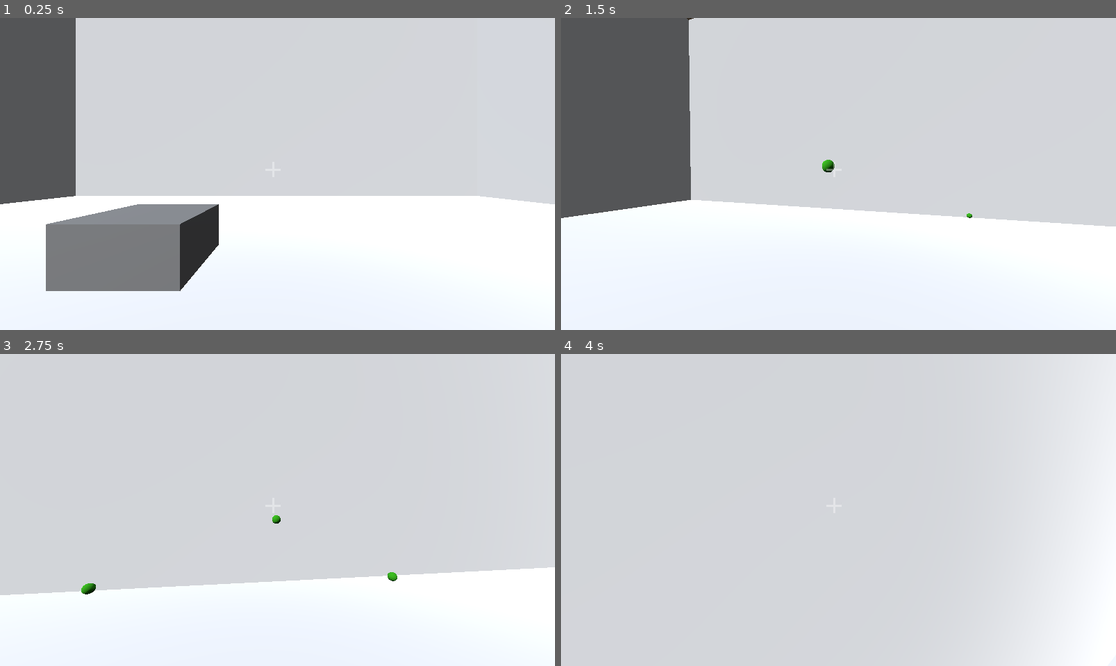
Above: before the commit, frames 1-4 (two rows, left to right).
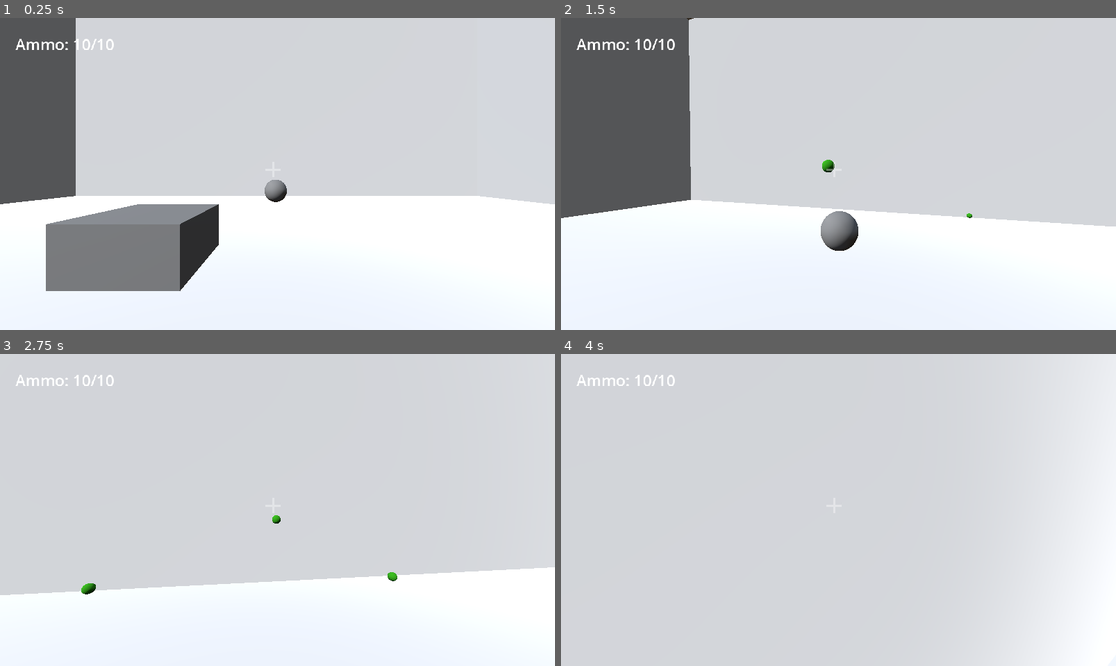
Above: after the commit, the same moments.

Repository: Piggo15/ten-game
Game: Godot game, scene res://Scenes/level_1.tscn
The game is run twice, just before and just after one commit, with the same random seed, the same clock (stepped at 60 frames per second) and the same inputs.
Inputs (mouse positions are in pixels of both pictures, inside the frame that each line leads up to):
- Up to frame 1 (0.25 s): no input
- Up to frame 2 (1.5 s): tap Enter at 0.5 s; move the mouse to (866, 174) at 0.52 s; hold W (forward) from 0.53 s (still down); click (866, 174) at 0.6 s; tap Space (jump) at 0.77 s; move the mouse to (810, 174) at 1.27 s; click (810, 174) at 1.35 s
- Up to frame 3 (2.75 s): keep holding W (forward); tap Space (jump) at 1.52 s; move the mouse to (288, 503) at 2.02 s; tap Shift (sprint) at 2.1 s; click (288, 503) at 2.3 s
- Up to frame 4 (4 s): keep holding W (forward); move the mouse to (832, 516) at 2.77 s; click (832, 516) at 2.85 s; tap Space (jump) at 3.02, 3.77 s; move the mouse to (877, 513) at 3.52 s; click (877, 513) at 3.6 s

The runs differ from the first frame. In frame 1, 0.4% of the frame differs, in the area x 2-52%, y 6-60%; in frame 2, 0.9%, in the area x 2-54%, y 6-75%; in frame 3, 0.2%; in frame 4, 0.2%.

Commit message:
Game / Sim Work Day 2 4/21

Diff:
--- /dev/null
+++ b/Prefab Scenes/enemy.tscn
@@ -0,0 +1,26 @@
+[gd_scene load_steps=5 format=3 uid="uid://dsu8u5prumqk2"]
+
+[ext_resource type="Script" uid="uid://djtgr63yjrlyl" path="res://Scripts/enemy.gd" id="1_it5v7"]
+[ext_resource type="AudioStream" uid="uid://bl3hua8sa1wgb" path="res://Audio/Sfx/Enemy_Death_Sfx.wav" id="2_6qdrn"]
+
+[sub_resource type="SphereShape3D" id="SphereShape3D_lg4xh"]
+
+[sub_resource type="SphereMesh" id="SphereMesh_leg1u"]
+
+[node name="Enemy" type="Node3D"]
+script = ExtResource("1_it5v7")
+
+[node name="Area3D" type="Area3D" parent="."]
+collision_layer = 2
+collision_mask = 4
+
+[node name="CollisionShape3D" type="CollisionShape3D" parent="Area3D"]
+shape = SubResource("SphereShape3D_lg4xh")
+
+[node name="MeshInstance3D" type="MeshInstance3D" parent="Area3D"]
+mesh = SubResource("SphereMesh_leg1u")
+
+[node name="DeathSound" type="AudioStreamPlayer3D" parent="."]
+stream = ExtResource("2_6qdrn")
+
+[connection signal="body_entered" from="Area3D" to="." method="_on_area_3d_body_entered"]
--- a/Prefab Scenes/player.tscn
+++ b/Prefab Scenes/player.tscn
@@ -1,8 +1,10 @@
-[gd_scene load_steps=5 format=3 uid="uid://cxouty6o3ocgv"]
+[gd_scene load_steps=7 format=3 uid="uid://dlg6seov50do7"]
 
 [ext_resource type="Script" uid="uid://o4w4rkpe4e2p" path="res://Scripts/player.gd" id="1_6wh1l"]
 [ext_resource type="Script" uid="uid://ub0mij42ktyu" path="res://Scripts/shooter.gd" id="2_b6oax"]
+[ext_resource type="AudioStream" uid="uid://dyq53tnee1b22" path="res://Audio/Sfx/Shoot_Sfx.wav" id="3_5fgyy"]
 [ext_resource type="Texture2D" uid="uid://c4uigy5cg772" path="res://Textures/Crosshair.png" id="3_c2hg6"]
+[ext_resource type="AudioStream" uid="uid://rtmlxpjrhato" path="res://Audio/Sfx/Footstep_Sfx.wav" id="4_64qng"]
 
 [sub_resource type="CapsuleShape3D" id="CapsuleShape3D_d7kb5"]
 
@@ -16,6 +18,10 @@
 [node name="Shooter" type="Node3D" parent="."]
 script = ExtResource("2_b6oax")
 
+[node name="ShootSound" type="AudioStreamPlayer3D" parent="Shooter"]
+stream = ExtResource("3_5fgyy")
+bus = &"Shooter"
+
 [node name="CameraPosition" type="Node3D" parent="."]
 transform = Transform3D(1, 0, 0, 0, 1, 0, 0, 0, 1, 0, 0.75, 0)
 
@@ -23,6 +29,12 @@
 
 [node name="BulletSpawnPosition" type="Node3D" parent="CameraPosition/Camera3D"]
 transform = Transform3D(1, 0, 0, 0, 1, 0, 0, 0, 1, 0, 0, -1)
+
+[node name="AudioListener3D" type="AudioListener3D" parent="."]
+
+[node name="FootstepSound" type="AudioStreamPlayer3D" parent="."]
+stream = ExtResource("4_64qng")
+bus = &"Footsteps"
 
 [node name="Control" type="Control" parent="."]
 layout_mode = 3
@@ -49,3 +61,12 @@
 grow_vertical = 2
 texture = ExtResource("3_c2hg6")
 expand_mode = 1
+
+[node name="Label" type="Label" parent="Control"]
+layout_mode = 1
+offset_left = 32.0
+offset_top = 32.0
+offset_right = 138.33
+offset_bottom = 55.0
+theme_override_font_sizes/font_size = 32
+text = "Ammo: 10/10"
--- a/Prefab Scenes/target.tscn
+++ /dev/null
@@ -1,5 +0,0 @@
-[gd_scene format=3 uid="uid://dsu8u5prumqk2"]
-
-[node name="Target" type="Node3D"]
-
-[node name="StaticBody3D" type="StaticBody3D" parent="."]
--- a/Scenes/level_1.tscn
+++ b/Scenes/level_1.tscn
@@ -1,6 +1,7 @@
-[gd_scene load_steps=7 format=3 uid="uid://c13voxbg0hp5d"]
+[gd_scene load_steps=8 format=3 uid="uid://c13voxbg0hp5d"]
 
-[ext_resource type="PackedScene" uid="uid://cxouty6o3ocgv" path="res://Prefab Scenes/player.tscn" id="1_vk57k"]
+[ext_resource type="PackedScene" uid="uid://dlg6seov50do7" path="res://Prefab Scenes/Player.tscn" id="1_vk57k"]
+[ext_resource type="PackedScene" uid="uid://dsu8u5prumqk2" path="res://Prefab Scenes/enemy.tscn" id="2_8ffim"]
 
 [sub_resource type="ProceduralSkyMaterial" id="ProceduralSkyMaterial_vk57k"]
 
@@ -68,3 +69,6 @@
 collision_mask = 7
 size = Vector3(2, 2, 2)
 material = SubResource("StandardMaterial3D_8ffim")
+
+[node name="Enemy" parent="." instance=ExtResource("2_8ffim")]
+transform = Transform3D(1, 0, 0, 0, 1, 0, 0, 0, 1, 0, 1, -9)
--- /dev/null
+++ b/Scripts/enemy.gd
@@ -0,0 +1,9 @@
+extends Node3D
+
+@onready var area_3D = $Area3D
+@onready var death_sfx = $DeathSound
+
+func _on_area_3d_body_entered(body: Node3D) -> void:
+	area_3D.queue_free()
+	body.queue_free()
+	death_sfx.play()
--- a/Scripts/player.gd
+++ b/Scripts/player.gd
@@ -15,6 +15,7 @@
 
 @onready var camera = $CameraPosition/Camera3D
 @onready var camera_position = $CameraPosition
+@onready var footstep_sfx = $FootstepSound
 
 func _ready() -> void:
 	Input.set_mouse_mode(Input.MOUSE_MODE_CAPTURED)
@@ -76,4 +77,16 @@
 	var pos = Vector3.ZERO
 	pos.y = sin(time * bob_frequency) * bob_amplitude
 	pos.x = cos(time * bob_frequency / 2) * bob_amplitude
+	play_footstep_sound(pos.y)
 	return pos
+
+var footstep_sound_ready = true
+
+func play_footstep_sound(pos_y):
+
+	if pos_y <= -bob_amplitude * 0.9 and footstep_sound_ready:
+		footstep_sfx.pitch_scale = randf_range(0.9, 1.2)
+		footstep_sfx.play()
+		footstep_sound_ready = false
+	elif pos_y > 0:
+		footstep_sound_ready = true
--- a/Scripts/shooter.gd
+++ b/Scripts/shooter.gd
@@ -1,8 +1,12 @@
 extends Node3D
 
 var bullet_scene = preload("res://Prefab Scenes/bulllet.tscn")
+
 @export var shooter_force = 30
+@export var ammo_amount = 10
+
 @onready var bullet_spawn_position = $"../CameraPosition/Camera3D/BulletSpawnPosition"
+@onready var sfx_player = $ShootSound
 
 # Called when the node enters the scene tree for the first time.
 func _ready() -> void:
@@ -11,9 +15,12 @@
 
 # Called every frame. 'delta' is the elapsed time since the previous frame.
 func _process(_delta: float) -> void:
-	if Input.is_action_just_pressed("shoot"):
+	if Input.is_action_just_pressed("shoot") and ammo_amount > 0:
 		var bullet = bullet_scene.instantiate()
 		get_parent().get_parent().add_child(bullet)
 		bullet.position = bullet_spawn_position.global_position
 		var rb = bullet.get_child(0)
 		rb.apply_central_impulse(-bullet_spawn_position.global_transform.basis.z * shooter_force)
+		sfx_player.pitch_scale = randf_range(0.9, 1.2)
+		sfx_player.play()
+		ammo_amount -= 1
--- /dev/null
+++ b/default_bus_layout.tres
@@ -0,0 +1,16 @@
+[gd_resource type="AudioBusLayout" format=3 uid="uid://ck1kir3fml6vl"]
+
+[resource]
+bus/0/volume_db = -0.13049698
+bus/1/name = &"Footsteps"
+bus/1/solo = false
+bus/1/mute = false
+bus/1/bypass_fx = false
+bus/1/volume_db = 6.0199986
+bus/1/send = &"Master"
+bus/2/name = &"Shooter"
+bus/2/solo = false
+bus/2/mute = false
+bus/2/bypass_fx = false
+bus/2/volume_db = -2.312501
+bus/2/send = &"Master"
Not shown, added: Audio/Sfx/Death_Part_2_Sfx.wav.import
Not shown, added: Audio/Sfx/Death_Sfx.wav.import
Not shown, added: Audio/Sfx/Enemy_Death_Sfx.wav.import
Not shown, added: Audio/Sfx/Enemy_Death_V2_Sfx.wav.import
Not shown, added: Audio/Sfx/Footstep_Sfx.wav.import
Not shown, added: Audio/Sfx/Out_Of_Time_Sfx.wav.import
Not shown, added: Audio/Sfx/Shoot_Sfx.wav.import
Not shown, added: Audio/Sfx/Shoot_V2_Sfx.wav.import
Not shown, added: Audio/Sfx/Shoot_V3_Sfx.wav.import
Not shown, added: Audio/Sfx/Timer_First_Five_Sfx.wav.import
Not shown, added: Audio/Sfx/Timer_Last_Five_Sfx.wav.import
Not shown, added: Audio/Sfx/Win_Sfx.wav.import
(and 13 more such lines)
